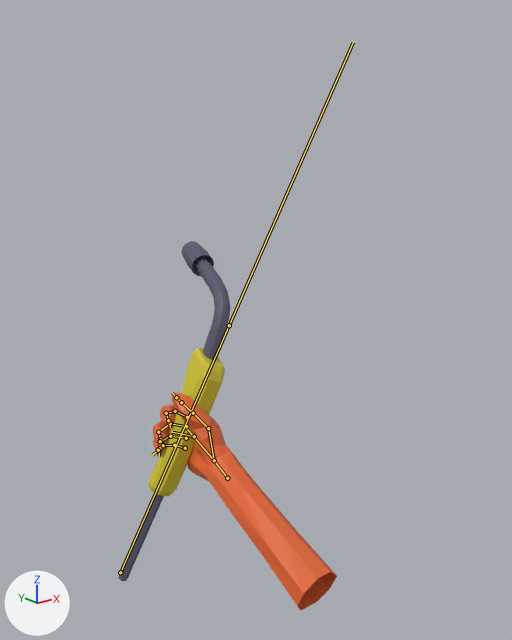
A saved change to the FBX model Assets/Models/firstperson/Welder.fbx.
Before and after are seen from a 50 mm lens placed at (-0.228, -0.274, -0.087), pointed at (0.239, 0.311, -0.321). Lighting does not change. The marker at lower left points along +X, +Y and +Z. Both versions are drawn at frame 10 of the action 'WelderEquip'; the numbers are the values there. The bones that bend it are drawn over the model as lines.

Objects in the first picture: 'HandR', 'Welder'.
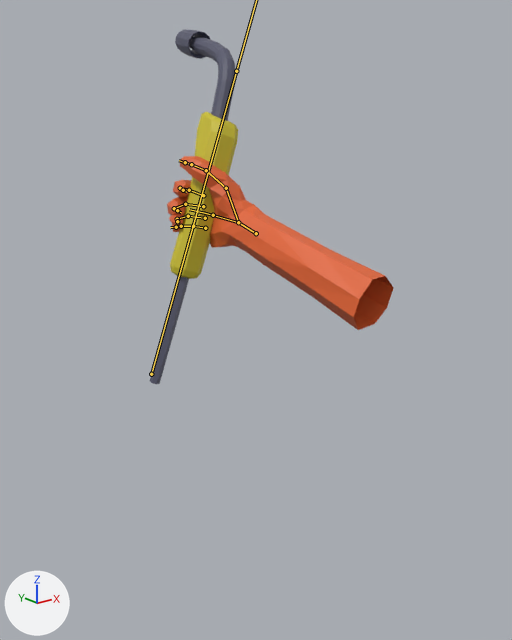
Boxes [x1, y1, x2, y2] around the edits, measured in the pictures (512 x 640 px):
```json
{"object": "HandR", "change": "posed", "before": [153, 393, 337, 611], "after": [167, 156, 394, 330], "on screen": "23% wider, 20% shorter"}
{"object": "Welder", "change": "posed", "before": [119, 241, 230, 582], "after": [150, 29, 238, 384], "on screen": "21% narrower"}
{"bone": "Wrist.R", "before": "(227, 478) to (214, 460)", "after": "(256, 233) to (238, 222)"}
{"bone": "ThumbBase.R", "before": "(214, 460) to (208, 428)", "after": "(238, 222) to (226, 188)"}
```

Scene script edits in JSON lines:
```json
{"block": "bone_wrist_r", "where": "bone_wrist_r = bpy.data.objects['FPSRigWeld'].pose.bones['Wrist.R']"}
{"op": "set", "path": "bone_wrist_r.location", "old": "(0.151, 0.25, -0.429)", "new": "(0.179, 0.235, -0.023)"}
{"op": "set", "path": "bone_wrist_r.rotation_quaternion", "old": "(0.957, 0.188, 0.221, 0.031)", "new": "(0.971, 0.126, 0.198, 0.039)", "note": "degrees (24, 24, 9) -> degrees (16, 22, 8)"}
{"block": "bone_thumbbase_r", "where": "bone_thumbbase_r = bpy.data.objects['FPSRigWeld'].pose.bones['ThumbBase.R']  # child of 'Wrist.R'"}
{"op": "set", "path": "bone_thumbbase_r.rotation_quaternion", "old": "(0.983, -0.02, 0.045, 0.176)", "new": "(0.977, -0.04, 0.045, 0.206)", "note": "degrees (-1, 6, 20) -> degrees (-3, 6, 24)"}
```
